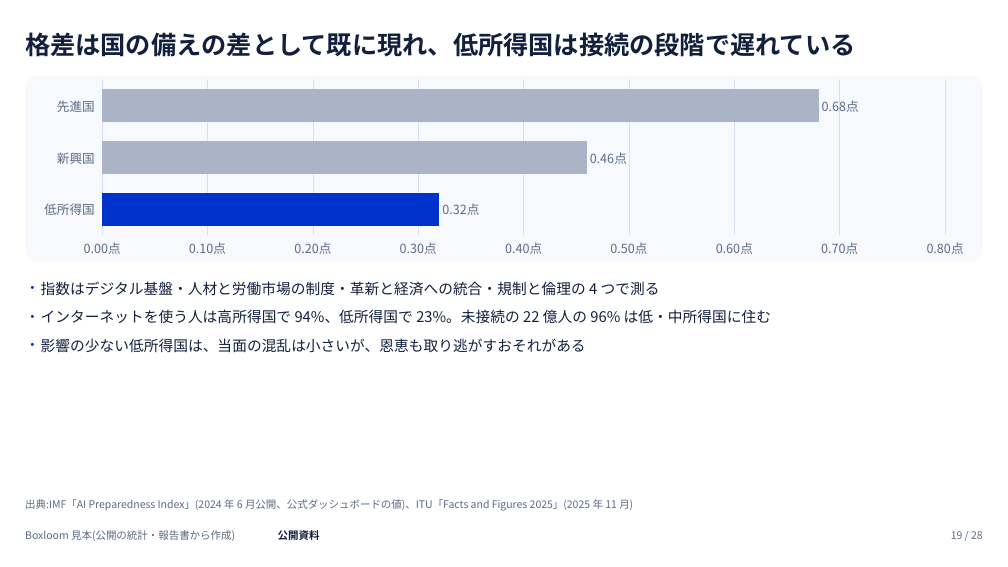
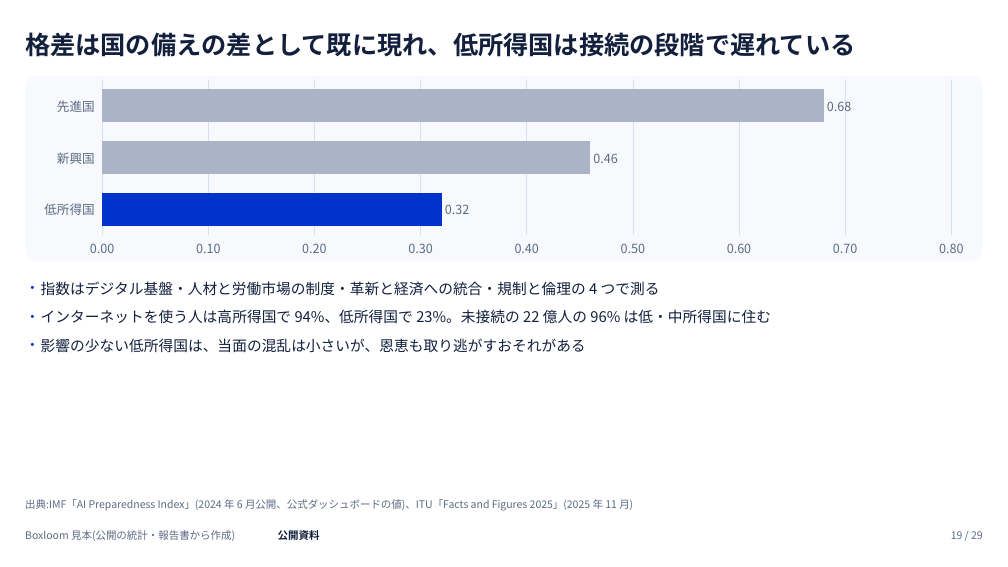
Before and after one commit to tjst-t/boxloom, a slide deck: slide 19 of boxloom/out/ai_society_light.pptx. Drawn at 1008x567 pixels with LibreOffice and Linux fonts; fonts in the diff are those of the drawing. Boxes give left, top, right and bottom in pixels: in the first picture for what was removed or moved away, otherwise in the second. Text is boxed around its words. In the diff, an @@ line names an element or a change of style, - is before the commit and + after.

```diff
--- a/boxloom/out/ai_society_light.pptx
+++ b/boxloom/out/ai_society_light.pptx
@@ bar chart at bbox=[25, 76, 983, 262] @@
@@ data labels of Series 1 changed @@
@@ value axis changed @@
```
Also in this commit, not shown: 22 other slides changed, 1 slide added, 3 other files.
